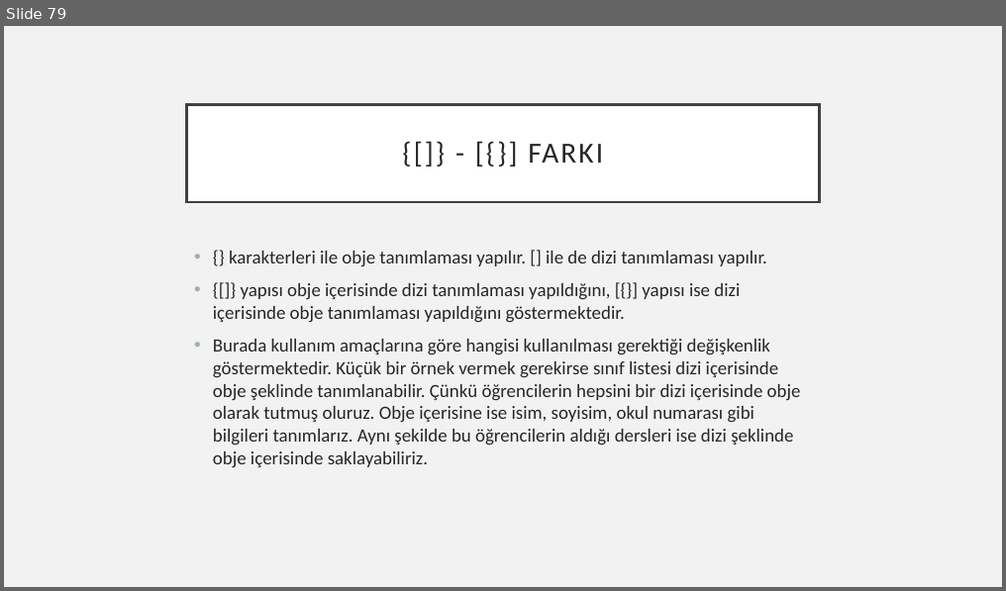
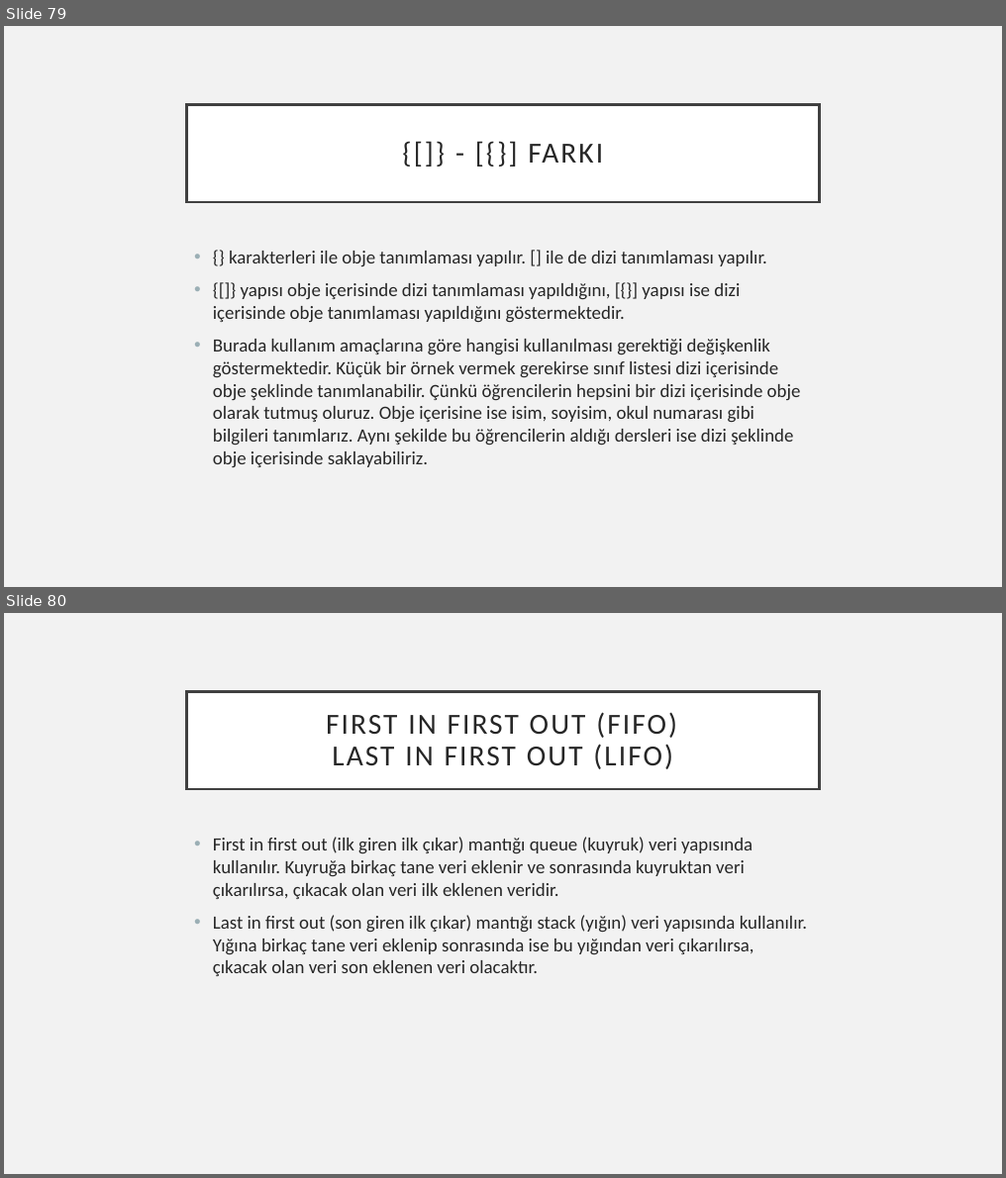
Before and after one commit to 207-Atmosware-Java-Bootcamp/3-hafta-pazartesi-sali-odevi-ardakozann, a slide deck: Turkcell_bootcamp_ArdaKozan.pptx. Shown one above the other, each under a label of ours: slide 79 before the commit, slides 79 and 80 after it. The pictures are 1006x591 and 1006x1178 pixels, drawn with LibreOffice and Linux fonts; fonts in the diff are those of the drawing. Boxes give left, top, right and bottom in pixels: in the first picture for what was removed or moved away, otherwise in the second. Text is boxed around its words. In the diff, an @@ line names an element or a change of style, - is before the commit and + after.

```diff
--- a/Turkcell_bootcamp_ArdaKozan.pptx
+++ b/Turkcell_bootcamp_ArdaKozan.pptx
@@ slide 80 added at (4, 613, 1002, 1174), background #F2F2F2 @@
@@ title added at (187, 691, 819, 789), fill #FFFFFF, outline #404040 2.5 pt, 28 pt, text #262626 @@
+FIRST IN FIRST OUT (FIFO)
+LAST IN FIRST OUT (LIFO)
@@ text added at (213, 837, 807, 976), 18 pt, text #262626 @@
+• First in first out (ilk giren ilk çıkar) mantığı queue (kuyruk) veri yapısında kullanılır. Kuyruğa birkaç tane veri eklenir ve sonrasında kuyruktan veri çıkarılırsa, çıkacak olan veri ilk eklenen veridir.
+• Last in first out (son giren ilk çıkar) mantığı stack (yığın) veri yapısında kullanılır. Yığına birkaç tane veri eklenip sonrasında ise bu yığından veri çıkarılırsa, çıkacak olan veri son eklenen veri olacaktır.
```
Also in this commit, not shown: 4 other slides added.
